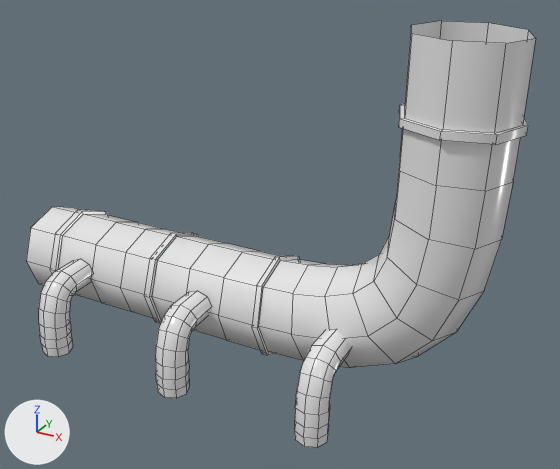
Two versions of the FBX model Assets/Content/Environment/mesh/Tube.fbx, one commit apart.
Rendered twice from a camera (50 mm lens) standing at (1.76, -2.72, 2.11) and looking at (0.23, 0.07, 0.71). The lights are fixed; the arrows at lower left show +X, +Y and +Z. The first picture is the older version. Mesh edges are drawn as thin lines. Where no turn or scale is listed for an object, it has been applied to the vertices.

The first picture shows 'Tube_03'.
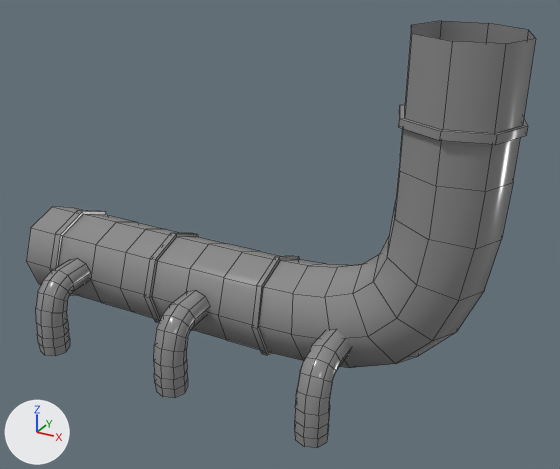
Edits to the bpy script that builds the scene:
```text
Change mat_m_02:
    mat_m_02.base_color: (0.8, 0.8, 0.8) -> (0.26, 0.26, 0.26)  # white #e7e7e7 -> grey #8b8b8b
Change me_mesh:
    where me_mesh.from_pydata(...)  # 448 vertices, 416 faces; spans x -1.23..1.23, y -0.39..0.39, z 0.0..1.65
    used by ob_tube_03; location = (0.0, 0.0, 0.0)
    me_mesh part 1: the loose piece of 72 vertices spanning x -0.91..-0.77, y -0.39..-0.07, z 0.0..0.41 is moved by (-0.02, 0.0, 0.0)
    me_mesh part 2
    68 vertices are removed from x -0.2..-0.05, y -0.39..-0.07, z 0.0..0.41
    64 faces are deleted
    4 vertices move from x -0.2, y -0.31..-0.08, z 0.0..0.34 to x -0.21..-0.2, y -0.31..-0.08, z 0.0..0.34
    57 vertices are added at x -0.21..-0.06, y -0.39..-0.07, z 0.0..0.41
    11 new vertices lie (0.0, 0.0, 0.05) away from vertices in x -0.21..-0.06, y -0.39..-0.24, z 0.0..0.15
    64 new faces join them
```

Changed parts and their boxes [x1, y1, x2, y2] in the pictures (560 x 469 px; the box of a moved part takes in the faces that stretch with it):
'Tube_03', recoloured, reshaped (white to grey)
    both: [26, 21, 536, 448]
part 1 of me_mesh, moved or reshaped
    before: [39, 259, 93, 357]
    after: [36, 258, 90, 356]
part 2 of me_mesh, moved or reshaped
    before: [156, 291, 211, 398]
    after: [154, 290, 210, 398]
